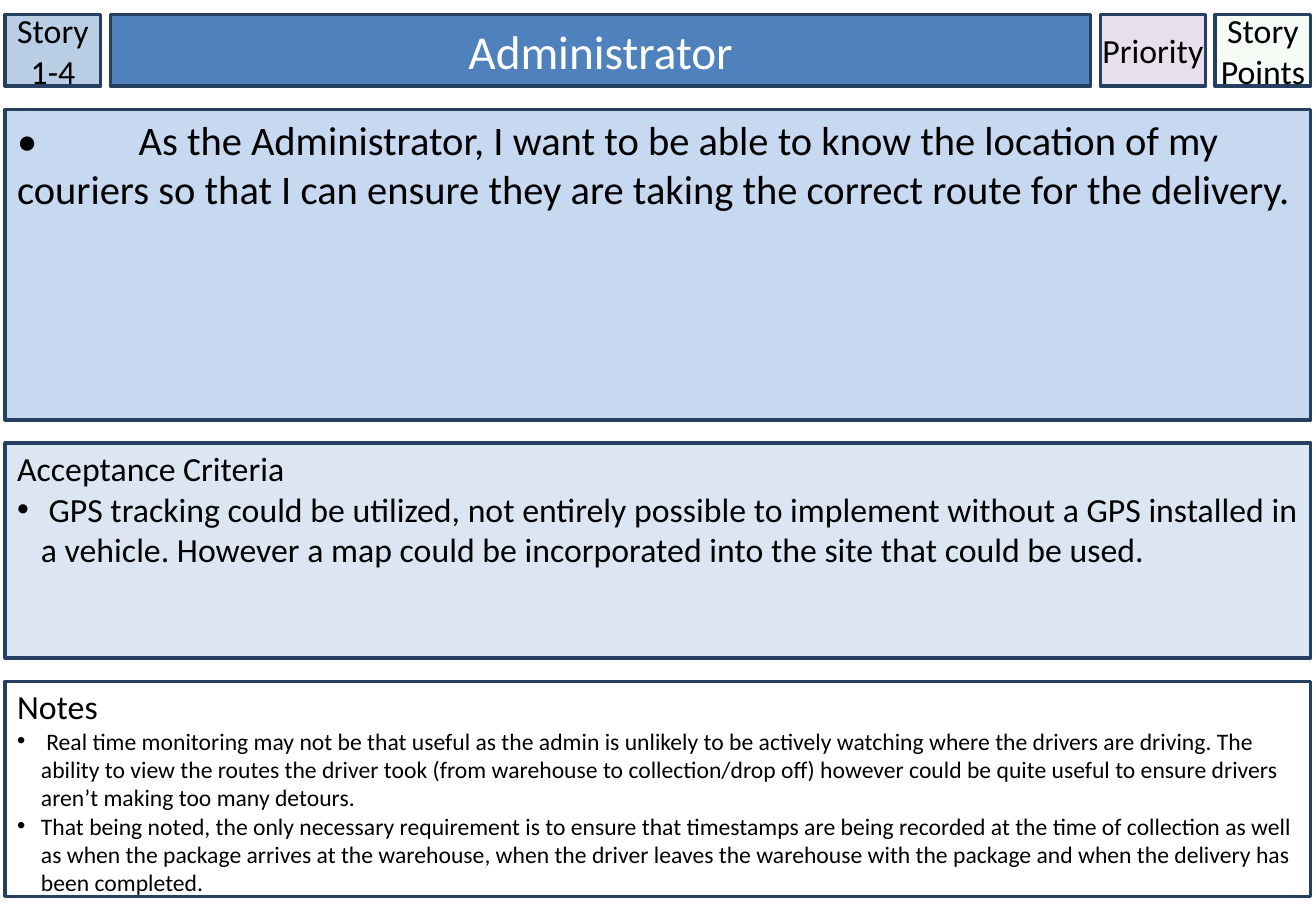
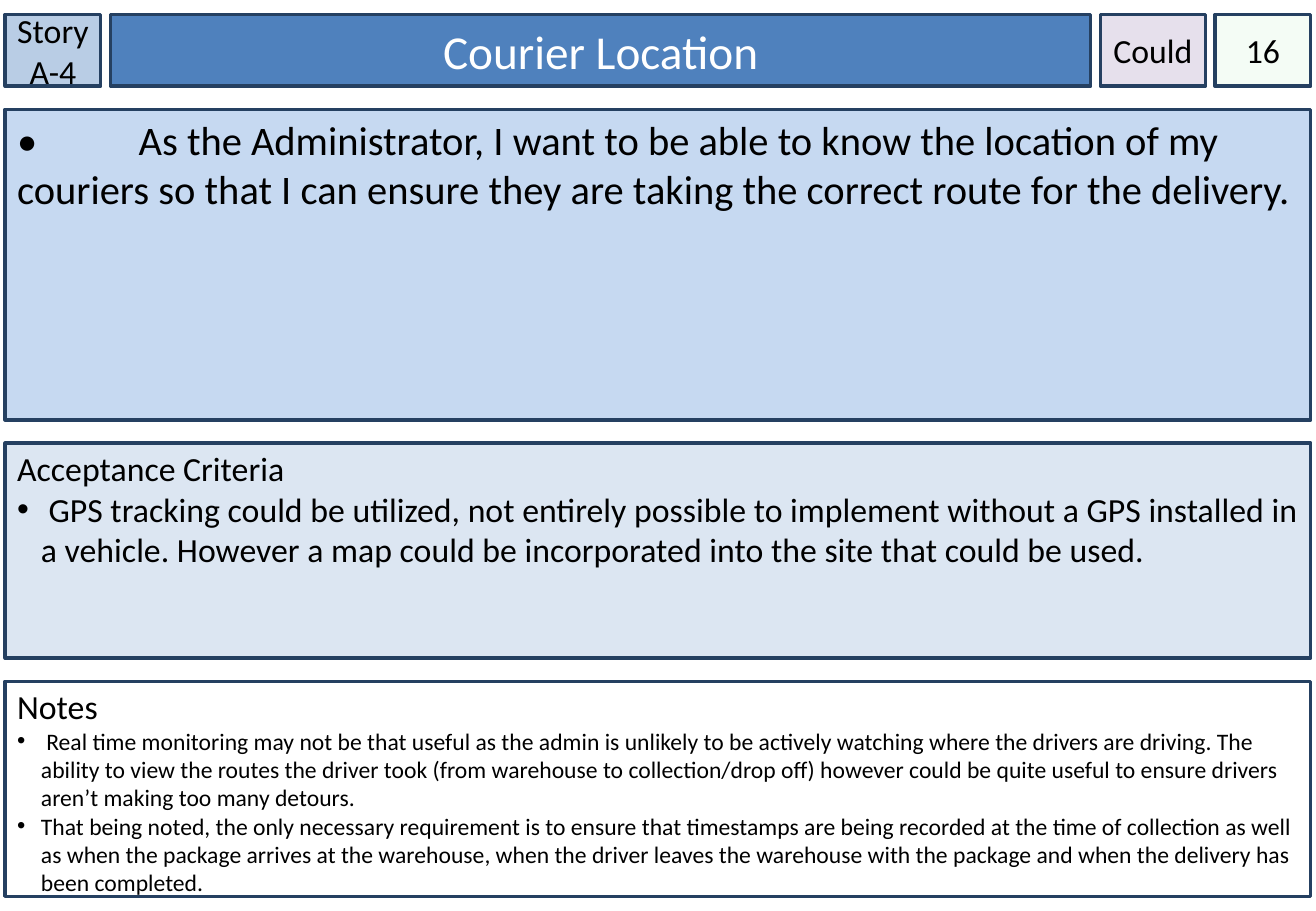
Before and after one commit to victoria-tobin/IFB299, a slide deck: slide 6 of Our story cards.pptx (slide 5 before the commit). Drawn at 1316x911 pixels with LibreOffice and Linux fonts; fonts in the diff are those of the drawing. Boxes give left, top, right and bottom in pixels: in the first picture for what was removed or moved away, otherwise in the second. Text is boxed around its words. In the diff, an @@ line names an element or a change of style, - is before the commit and + after.

```diff
--- a/Our story cards.pptx
+++ b/Our story cards.pptx
@@ text in rectangle at bbox=[17, 15, 89, 92]: text changed @@
-Story 1-4
+Story A-4
@@ text in rectangle at bbox=[443, 36, 758, 70]: text changed @@
-Administrator
+Courier Location
@@ text in rectangle at bbox=[1113, 39, 1192, 64]: text changed @@
-Priority
+Could
@@ text in rectangle at bbox=[1246, 40, 1280, 64]: text changed @@
-Story Points
+16
```
Also in this commit, not shown: 12 other slides changed, 7 slides added, 5 other files.
